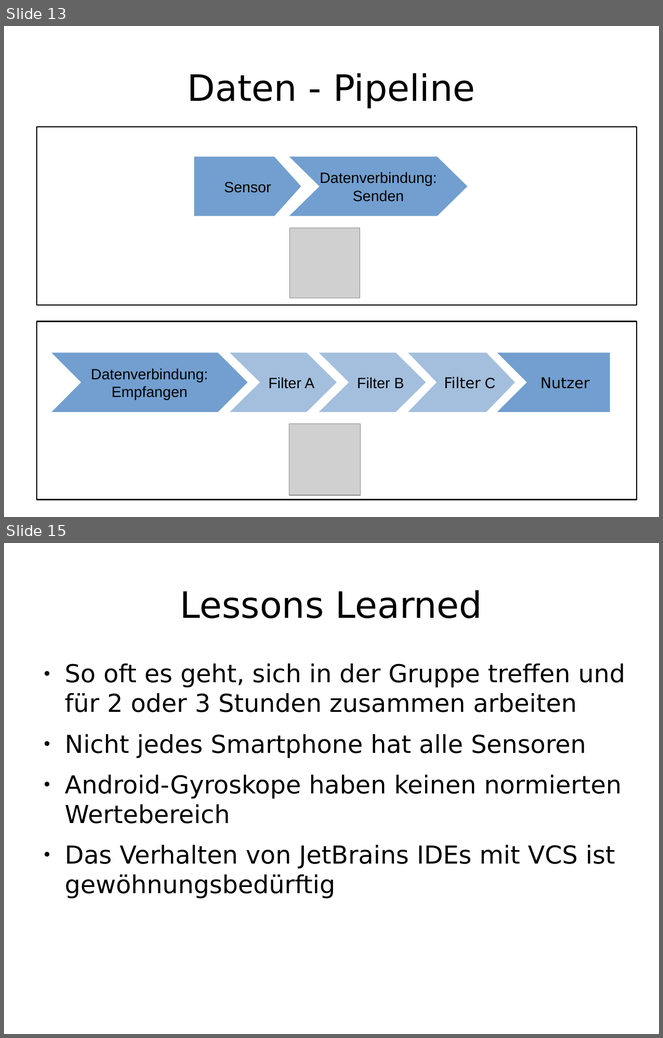
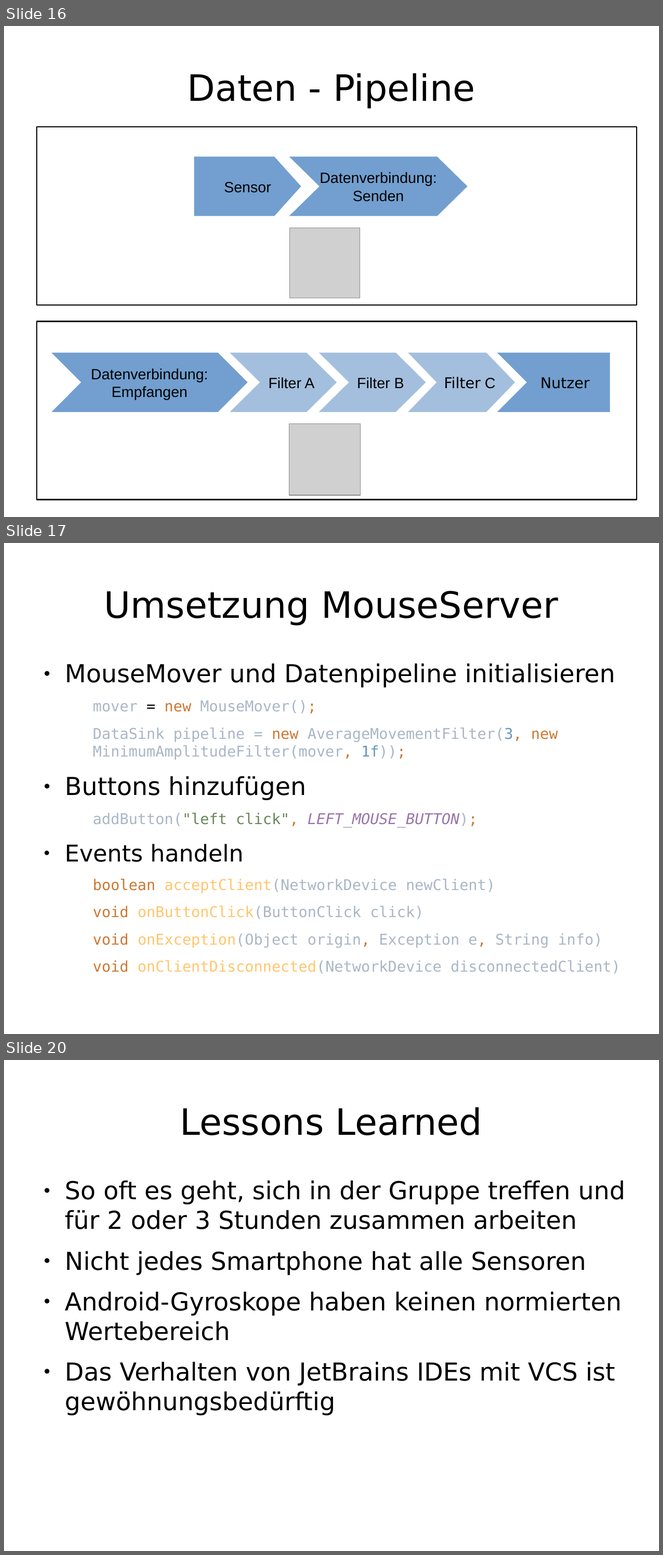
Before and after one commit to enra64/psychic-giggle, a slide deck: zwischenstand anfang dezember.odp. Shown one above the other, each under a label of ours: slides 13 and 15 before the commit, slides 16, 17 and 20 after it; the slides between them are not shown. The pictures are 663x1038 and 663x1555 pixels, drawn with LibreOffice and Linux fonts; fonts in the diff are those of the drawing; grey boxes stand for pictures. Boxes give left, top, right and bottom in pixels: in the first picture for what was removed or moved away, otherwise in the second. Text is boxed around its words. In the diff, an @@ line names an element or a change of style, - is before the commit and + after.

```diff
--- a/zwischenstand anfang dezember.odp
+++ b/zwischenstand anfang dezember.odp
@@ slide 17 added at box(4, 543, 659, 1034), background #FFFFFF @@
@@ title added at box(104, 591, 558, 626), 44 pt, text #000000 @@
+Umsetzung MouseServer
@@ text added at box(65, 663, 616, 948), 18 pt, text #A9B7C6 @@
+● MouseMover und Datenpipeline initialisieren
+  mover = new MouseMover();
+  DataSink pipeline = new AverageMovementFilter(3, new MinimumAmplitudeFilter(mover, 1f));
+● Buttons hinzufügen
+  addButton("left click", LEFT_MOUSE_BUTTON);
+● Events handeln
+  boolean acceptClient(NetworkDevice newClient)
+  void onButtonClick(ButtonClick click)
+  void onException(Object origin, Exception e, String info)
+  void onClientDisconnected(NetworkDevice disconnectedClient)
@@ what was slide 13 is now slide 16 @@
@@ what was slide 15 is now slide 20 @@
```
Also in this commit, not shown: 7 slides changed, 5 other slides added, 1 slide removed, 1 other file.
